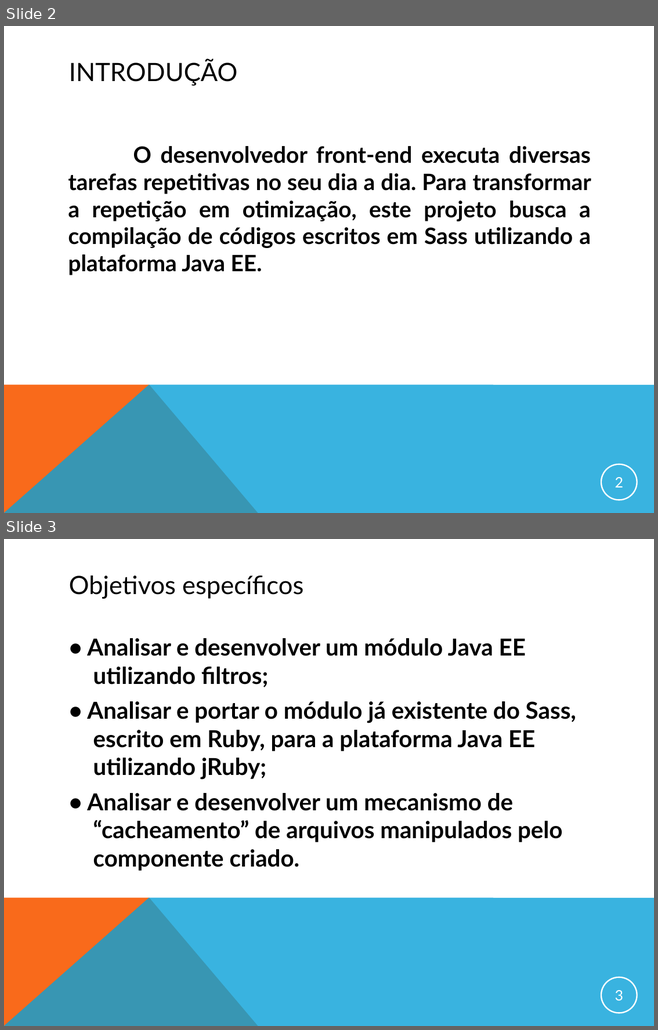
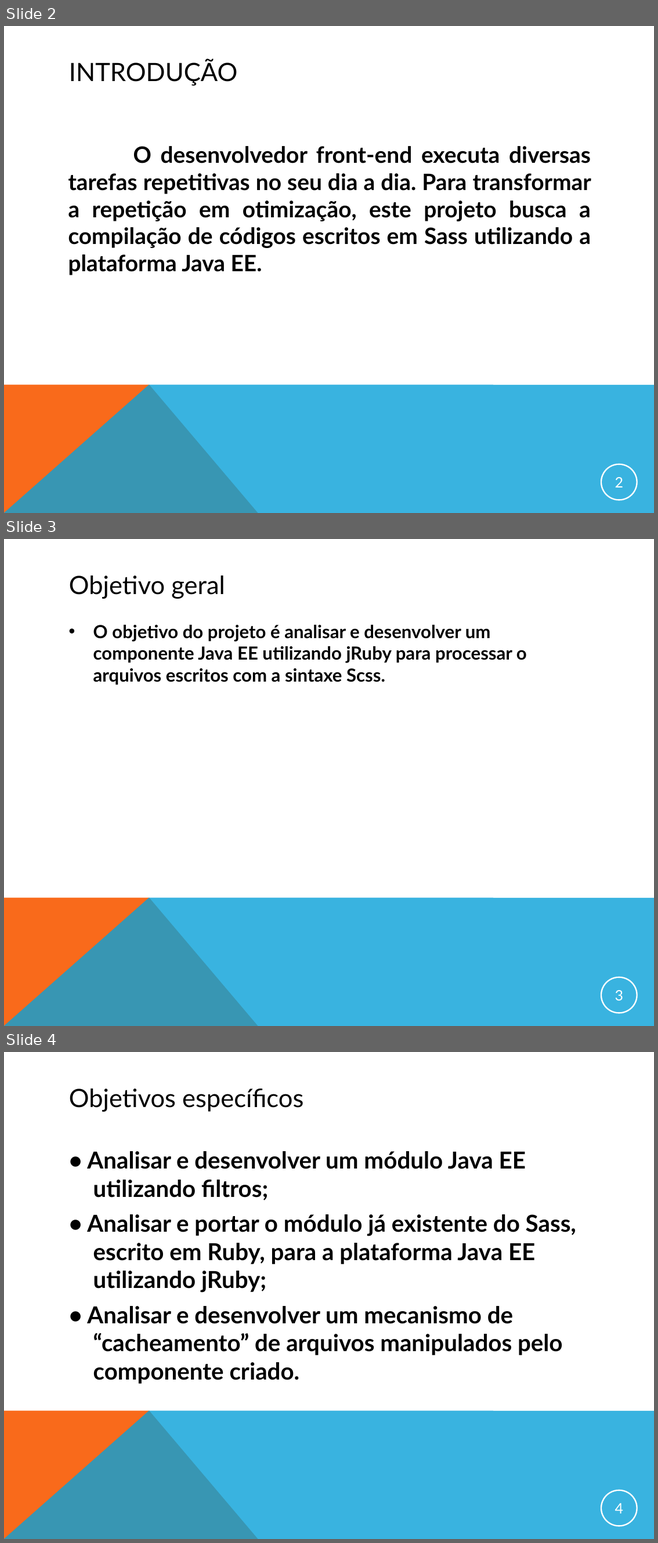
Before and after one commit to gcmorgado/sass4j, a slide deck: DOCUMENTACAO/apresentacao_final.ppt. Shown one above the other, each under a label of ours: slides 2 and 3 before the commit, slides 2, 3 and 4 after it. The pictures are 658x1030 and 658x1543 pixels, drawn with LibreOffice and Linux fonts; fonts in the diff are those of the drawing. Boxes give left, top, right and bottom in pixels: in the first picture for what was removed or moved away, otherwise in the second. Text is boxed around its words. In the diff, an @@ line names an element or a change of style, - is before the commit and + after.

```diff
--- a/DOCUMENTACAO/apresentacao_final.ppt
+++ b/DOCUMENTACAO/apresentacao_final.ppt
@@ slide 3 added at [4,539,654,1026], background #FFFFFF; not listed: 2 template elements that a slide beside it also shows @@
@@ title added at [69,576,225,599], 28 pt, text #000000 @@
+Objetivo geral
@@ text added at [93,625,527,685], 20 pt, text #000000, bold @@
+• O objetivo do projeto é analisar e desenvolver um componente Java EE utilizando jRuby para processar o arquivos escritos com a sintaxe Scss.
@@ page number added at [601,977,637,1013], outline #FFFFFF 1.5 pt, 16 pt, text #FFFFFF @@
+3
@@ what was slide 3 is now slide 4 @@
@@ page number at [615,1503,623,1514]: text changed @@
-3
+4
```
Also in this commit, not shown: 3 slides changed, 1 other slide added, 1 slide removed, 3 other files.
